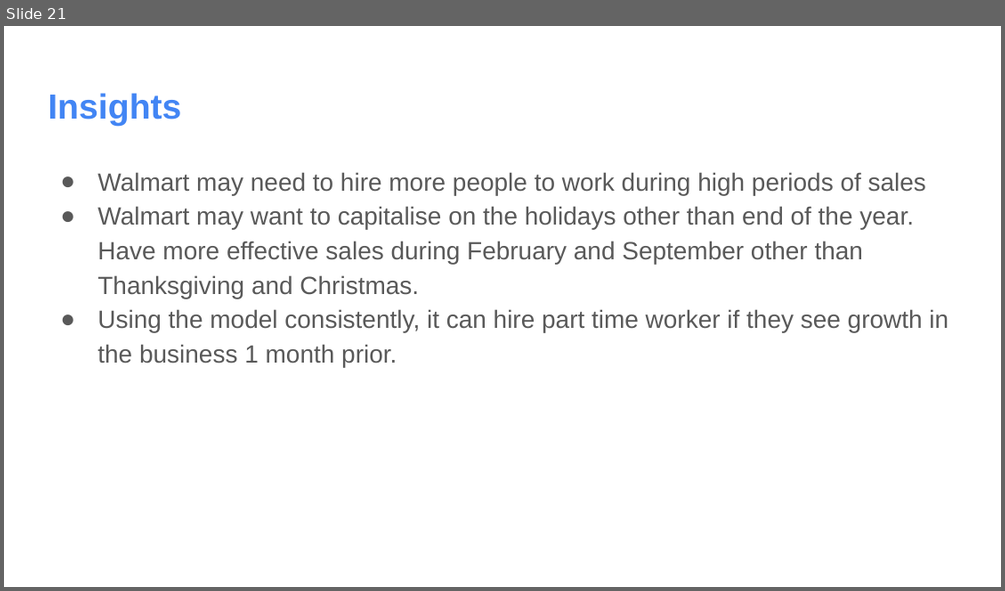
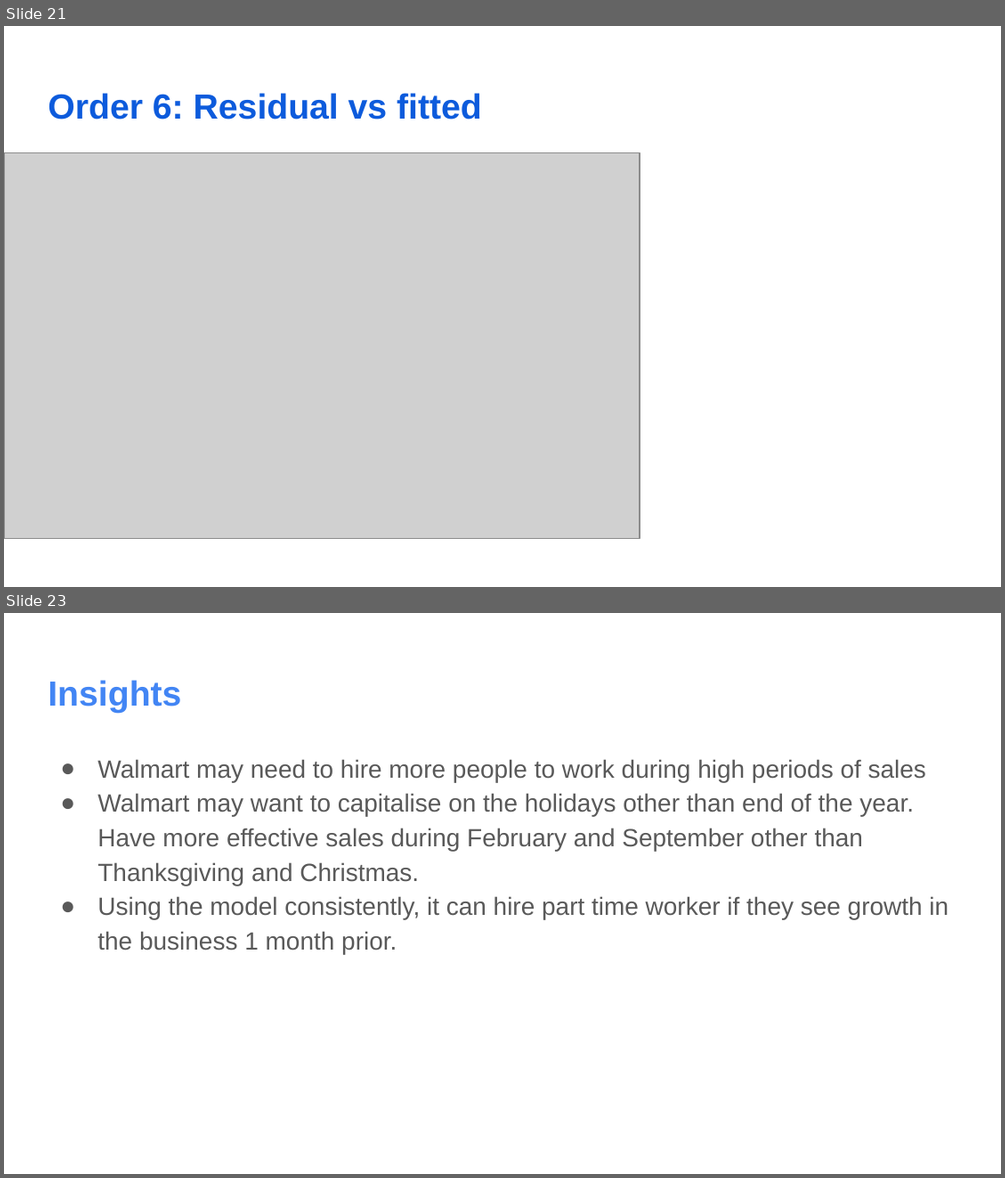
Before and after one commit to vaibhavimukadam/BussinessForecasting-WalmartSaleAnalysis, a slide deck: BusinessForecasting_group9.pptx. Shown one above the other, each under a label of ours: slide 21 before the commit, slides 21 and 23 after it; the slides between them are not shown. The pictures are 1005x591 and 1005x1178 pixels, drawn with LibreOffice and Linux fonts; fonts in the diff are those of the drawing; grey boxes stand for pictures. Boxes give left, top, right and bottom in pixels: in the first picture for what was removed or moved away, otherwise in the second. Text is boxed around its words. In the diff, an @@ line names an element or a change of style, - is before the commit and + after.

```diff
--- a/BusinessForecasting_group9.pptx
+++ b/BusinessForecasting_group9.pptx
@@ slide 21 added at (4, 26, 1001, 587), background #FFFFFF @@
@@ title added at (48, 93, 482, 119), 25.2 pt, text #0D5BDC, bold @@
+Order 6: Residual vs fitted
@@ picture added at (4, 152, 640, 538) @@
@@ what was slide 21 is now slide 23 @@
```
Also in this commit, not shown: 9 slides changed, 3 other slides added, 2 slides removed, 4 other files.
